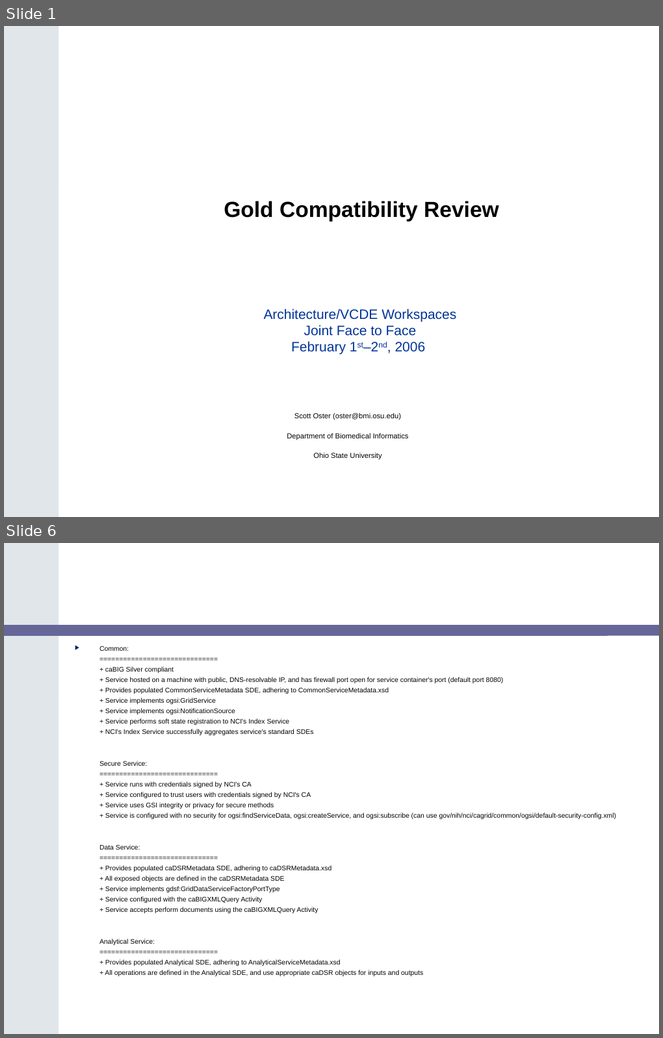
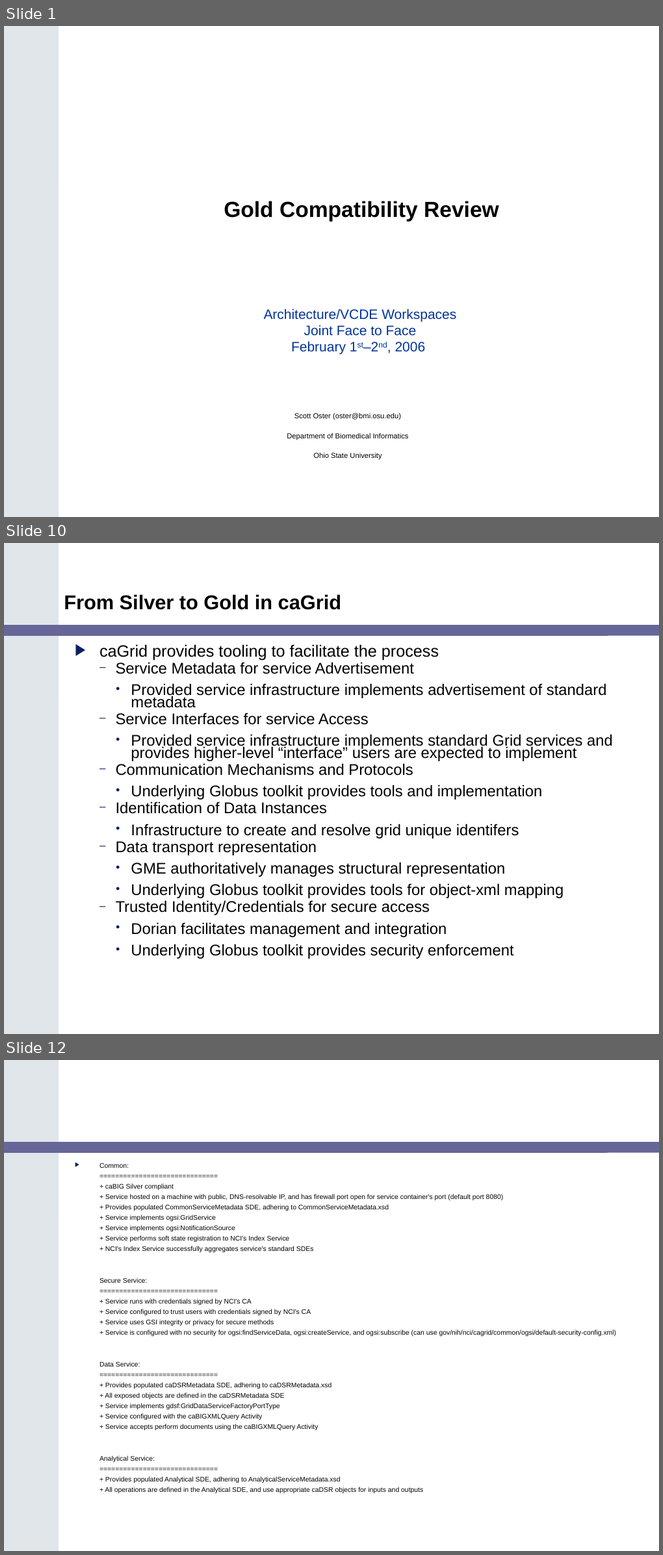
Before and after one commit to NCIP/cagrid-portal, a slide deck: cagrid-1-0/Documentation/presentations/200602_VCDE_ARCH/Gold_Review_Arch_VCDE_Feb1.ppt. Shown one above the other, each under a label of ours: slides 1 and 6 before the commit, slides 1, 10 and 12 after it; the slides between them are not shown. The pictures are 663x1038 and 663x1555 pixels, drawn with LibreOffice and Linux fonts; fonts in the diff are those of the drawing; background and template pictures are left out. Boxes give left, top, right and bottom in pixels: in the first picture for what was removed or moved away, otherwise in the second. Text is boxed around its words. In the diff, an @@ line names an element or a change of style, - is before the commit and + after.

```diff
--- a/cagrid-1-0/Documentation/presentations/200602_VCDE_ARCH/Gold_Review_Arch_VCDE_Feb1.ppt
+++ b/cagrid-1-0/Documentation/presentations/200602_VCDE_ARCH/Gold_Review_Arch_VCDE_Feb1.ppt
@@ slide 10 added at [4,543,659,1034], background #FFFFFF; not listed: 2 template elements that a slide beside it also shows @@
@@ title added at [64,594,341,610], 22 pt, text #000000, bold @@
+From Silver to Gold in caGrid
@@ text added at [100,644,613,959], 17 pt, text #000000 @@
+▶ caGrid provides tooling to facilitate the process
+  – Service Metadata for service Advertisement
+    • Provided service infrastructure implements advertisement of standard metadata
+  – Service Interfaces for service Access
+    • Provided service infrastructure implements standard Grid services and provides higher-level “interface” users are expected to implement
+  – Communication Mechanisms and Protocols
+    • Underlying Globus toolkit provides tools and implementation
+  – Identification of Data Instances
+    • Infrastructure to create and resolve grid unique identifers
+  – Data transport representation
+    • GME authoritatively manages structural representation
+    • Underlying Globus toolkit provides tools for object-xml mapping
+  – Trusted Identity/Credentials for secure access
+    • Dorian facilitates management and integration
+    • Underlying Globus toolkit provides security enforcement
@@ what was slide 6 is now slide 12 @@
```
Also in this commit, not shown: 9 other slides added, 3 slides removed.
